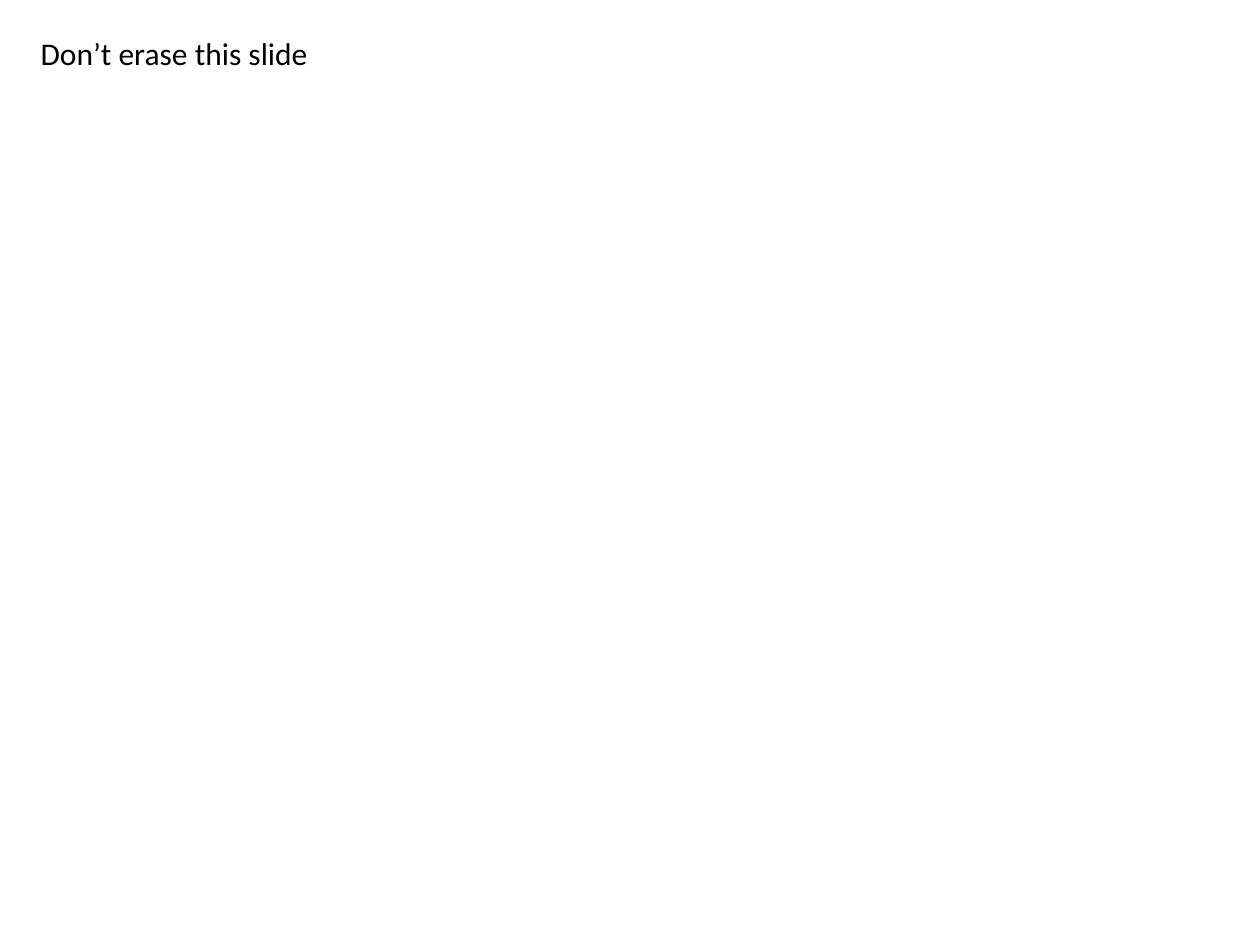
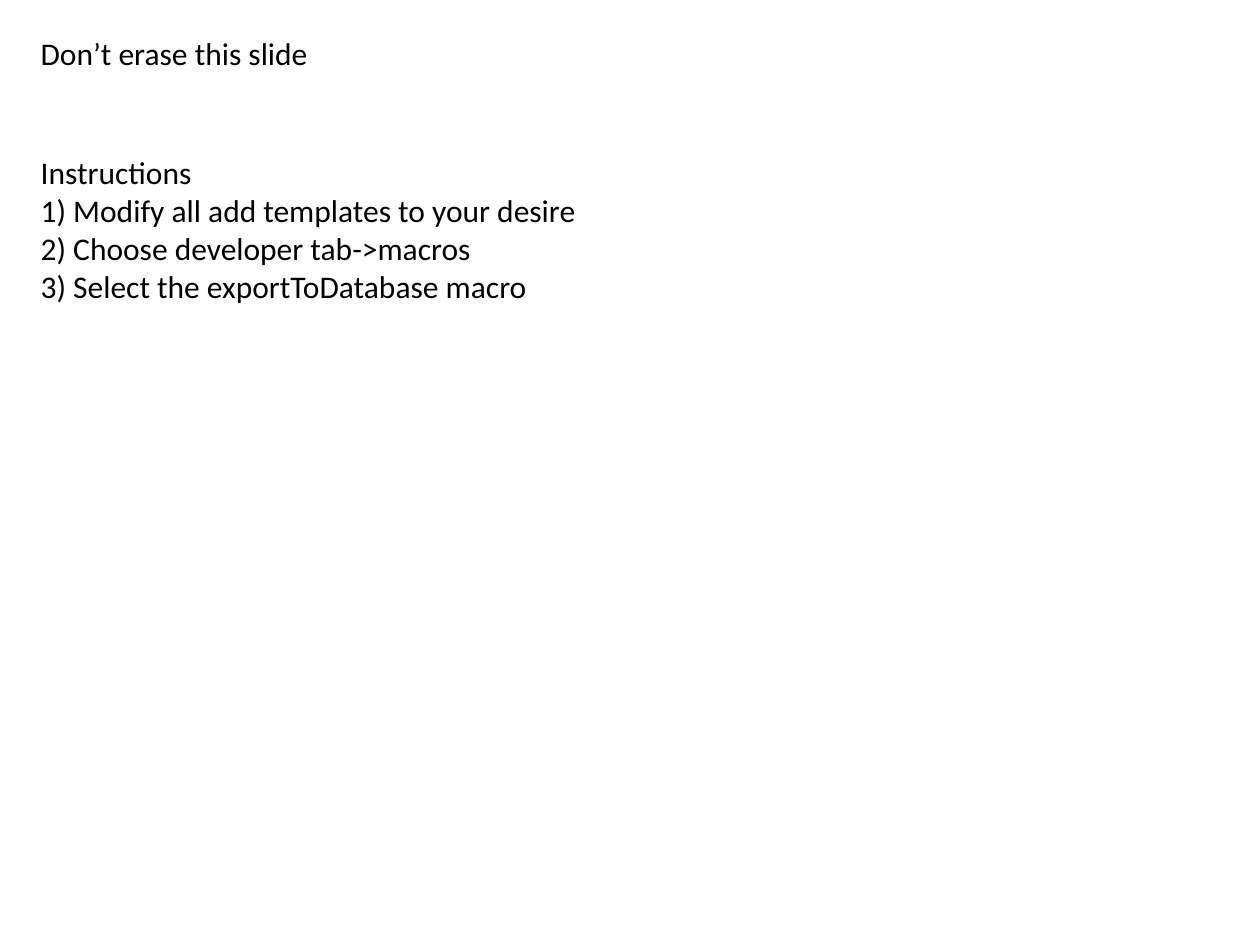
Before and after one commit to Aceplace/VBAScoutCard2, a slide deck: slide 1 of TemplateCreator.pptm. Drawn at 1260x945 pixels with LibreOffice and Linux fonts; fonts in the diff are those of the drawing. Boxes give left, top, right and bottom in pixels: in the first picture for what was removed or moved away, otherwise in the second. Text is boxed around its words. In the diff, an @@ line names an element or a change of style, - is before the commit and + after.

Commit message:
Routes can be added to database and script scout cards

```diff
--- a/TemplateCreator.pptm
+++ b/TemplateCreator.pptm
@@ text added at box(41, 162, 575, 303), 18 pt, text #000000 @@
+Instructions
+1) Modify all add templates to your desire
+2) Choose developer tab->macros
+3) Select the exportToDatabase macro
```
Also in this commit, not shown: 3 slides added, 1 other file.
